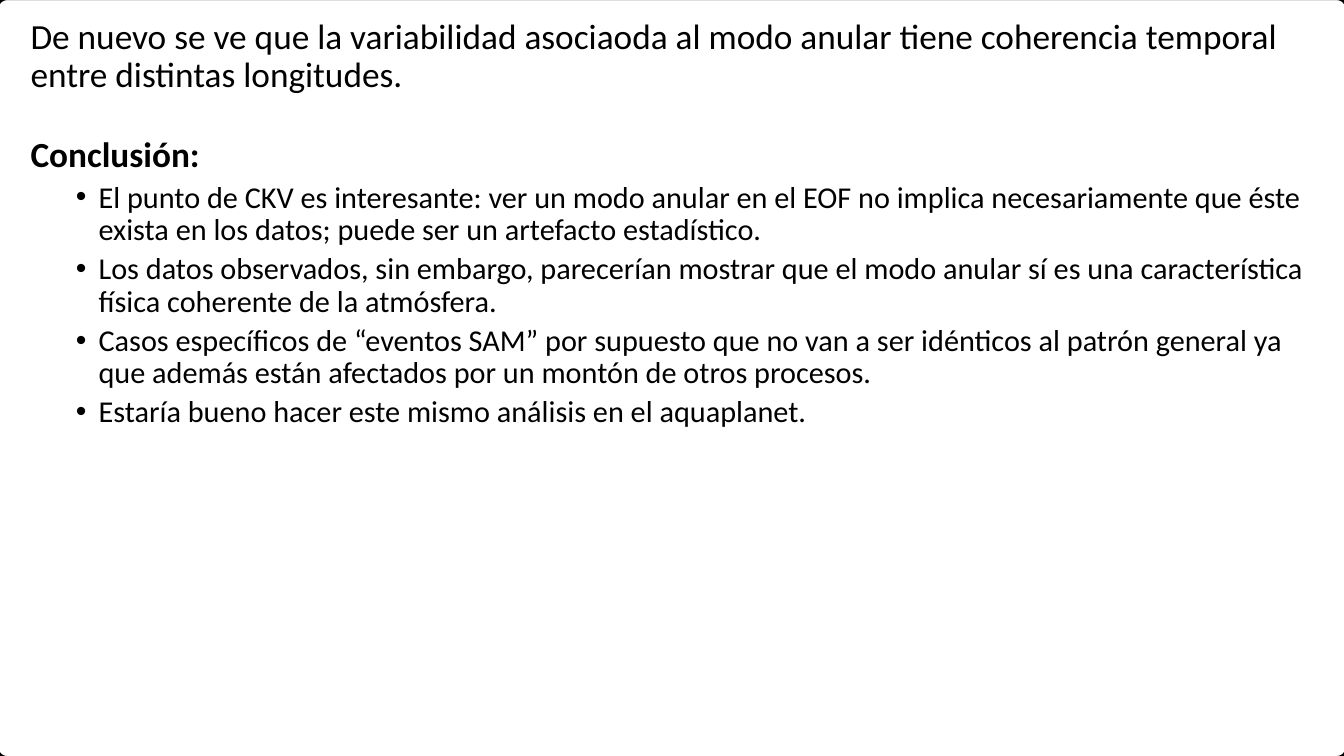
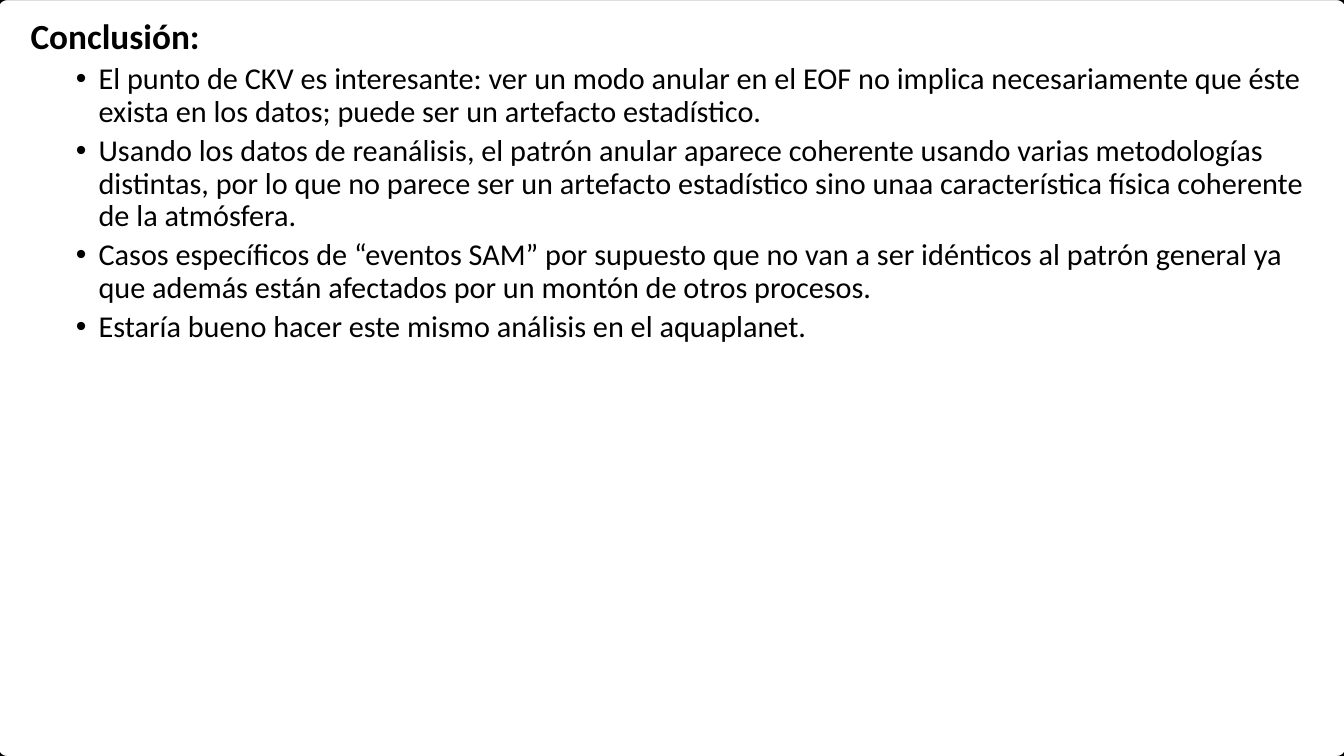
Before and after one commit to eliocamp/onda3, a slide deck: slide 17 of 27-CKV.pptx (slide 14 before the commit). Drawn at 1344x756 pixels with LibreOffice and Linux fonts; fonts in the diff are those of the drawing. Boxes give left, top, right and bottom in pixels: in the first picture for what was removed or moved away, otherwise in the second. Text is boxed around its words. In the diff, an @@ line names an element or a change of style, - is before the commit and + after.

```diff
--- a/27-CKV.pptx
+++ b/27-CKV.pptx
@@ text at bbox=[31, 24, 1277, 93]: paragraph removed @@
-De nuevo se ve que la variabilidad asociaoda al modo anular tiene coherencia temporal entre distintas longitudes.
@@ text at bbox=[99, 140, 1302, 227]: text changed @@
-  • Los datos observados, sin embargo, parecerían mostrar que el modo anular sí es una característica física coherente de la atmósfera.
+  • Usando los datos de reanálisis, el patrón anular aparece coherente usando varias metodologías distintas, por lo que no parece ser un artefacto estadístico sino unaa característica física coherente de la atmósfera.
```
Also in this commit, not shown: 3 slides added, 1 other file.
